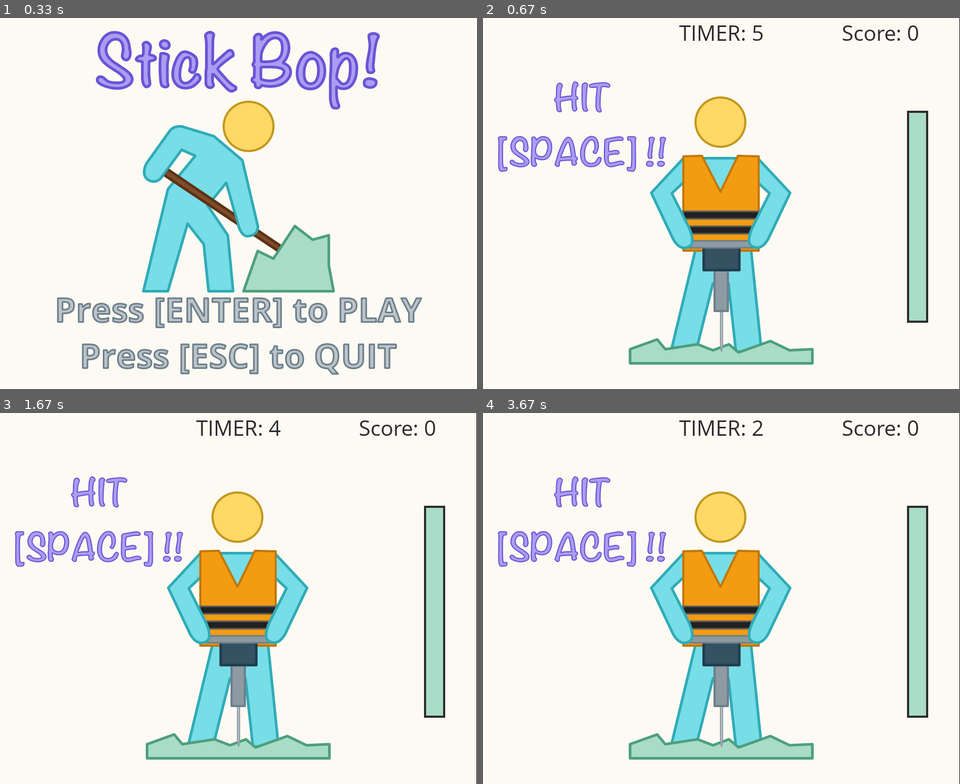
Above: before the commit, frames 1-4 (two rows, left to right).
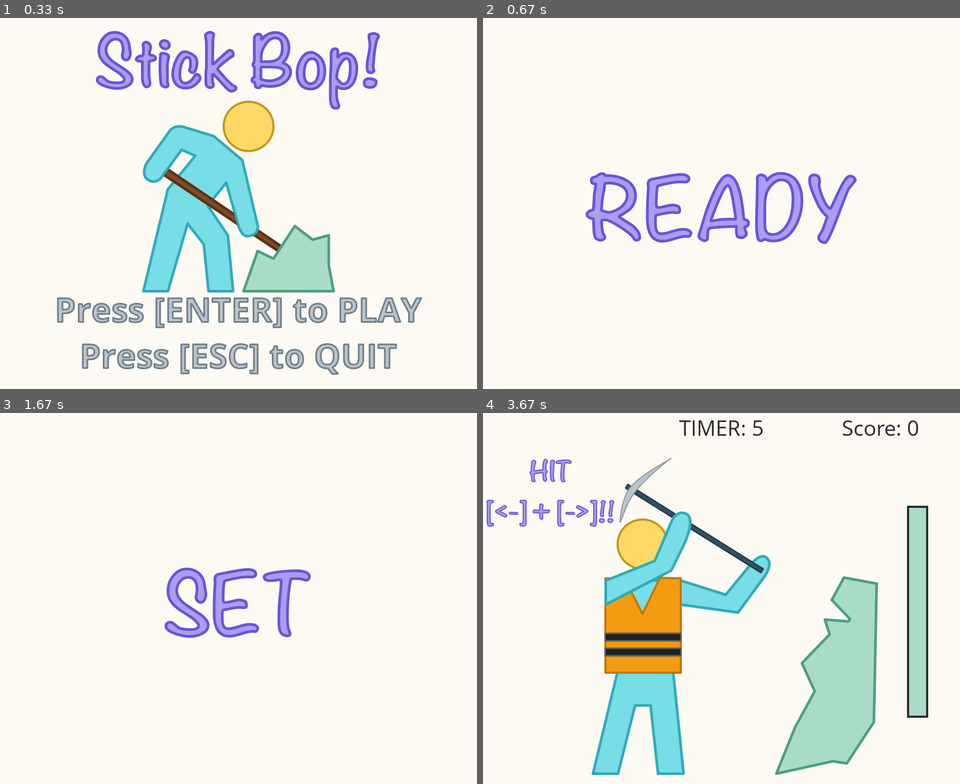
Above: after the commit, the same moments.

Repository: jwl-7/Stick-Bop
Game: pygame game, started from stick-bop.py
Two runs of this game, one before a commit and one after it. Both use one fixed random seed, a clock stepped at 60 frames per second and the inputs below.
Inputs:
- Up to frame 1 (0.33 s): no input
- Up to frame 2 (0.67 s): tap Enter at 0.33 s
- Up to frame 3 (1.67 s): no input
- Up to frame 4 (3.67 s): hold Left from 3.4 s (still down)

Frame 1 is identical in both runs. In frame 2, 21% of the frame differs, in the area x 3-100%, y 0-100%; in frame 3, 18%; in frame 4, 30%, in the area x 0-100%, y 0-100%.

Commit message:
added axe task and random task choice

Diff:
--- a/stick-bop.py
+++ b/stick-bop.py
@@ -137,14 +137,14 @@
             if event.type == pygame.QUIT:
                 pygame.quit()
             elif event.type == pygame.KEYDOWN and event.key == pygame.K_SPACE:
-                    jackhammer2_img = pygame.image.load(path.join(IMG_DIR, 'jackhammer-2.png')).convert()
-                    jackhammer2_img = pygame.transform.scale(jackhammer2_img, (SCREEN_WIDTH, SCREEN_HEIGHT), screen)
-                    screen.blit(jackhammer2_img, [0, 0])
-                    count += 1
+                jackhammer2_img = pygame.image.load(path.join(IMG_DIR, 'jackhammer-2.png')).convert()
+                jackhammer2_img = pygame.transform.scale(jackhammer2_img, (SCREEN_WIDTH, SCREEN_HEIGHT), screen)
+                screen.blit(jackhammer2_img, [0, 0])
+                count += 1
             elif event.type == pygame.KEYUP and event.key == pygame.K_SPACE:
-                    jackhammer1_img = pygame.image.load(path.join(IMG_DIR, 'jackhammer-1.png')).convert()
-                    jackhammer1_img = pygame.transform.scale(jackhammer1_img, (SCREEN_WIDTH, SCREEN_HEIGHT), screen)
-                    screen.blit(jackhammer1_img, [0, 0])
+                jackhammer1_img = pygame.image.load(path.join(IMG_DIR, 'jackhammer-1.png')).convert()
+                jackhammer1_img = pygame.transform.scale(jackhammer1_img, (SCREEN_WIDTH, SCREEN_HEIGHT), screen)
+                screen.blit(jackhammer1_img, [0, 0])
 
         time_elapsed = pygame.time.get_ticks() - start_time
         timer_seconds = int(time_elapsed / 1000 % 60)
@@ -166,6 +166,55 @@
 
         pygame.display.update()
 
+def task_axe():
+    """Start and display axe work task."""
+    size = SCREEN_WIDTH, SCREEN_HEIGHT
+    screen = pygame.display.get_surface()
+    clock = pygame.time.Clock()
+
+    axe1_img = pygame.image.load(path.join(IMG_DIR, 'axe-1.png')).convert()
+    axe1_img = pygame.transform.scale(axe1_img, (SCREEN_WIDTH, SCREEN_HEIGHT), screen)
+    screen.blit(axe1_img, [0, 0])
+
+    global SCORE
+    count = 0
+    timer_start = 5
+    start_time = pygame.time.get_ticks()
+
+    while True:
+        for event in pygame.event.get():
+            if event.type == pygame.QUIT:
+                pygame.quit()
+            elif event.type == pygame.KEYDOWN and event.key == pygame.K_RIGHT:
+                axe2_img = pygame.image.load(path.join(IMG_DIR, 'axe-2.png')).convert()
+                axe2_img = pygame.transform.scale(axe2_img, (SCREEN_WIDTH, SCREEN_HEIGHT), screen)
+                screen.blit(axe2_img, [0, 0])
+                count += 1
+            elif event.type == pygame.KEYDOWN and event.key == pygame.K_LEFT:
+                axe1_img = pygame.image.load(path.join(IMG_DIR, 'axe-1.png')).convert()
+                axe1_img = pygame.transform.scale(axe1_img, (SCREEN_WIDTH, SCREEN_HEIGHT), screen)
+                screen.blit(axe1_img, [0, 0])
+
+        time_elapsed = pygame.time.get_ticks() - start_time
+        timer_seconds = int(time_elapsed / 1000 % 60)
+        timer = timer_start - timer_seconds
+        timer_text = 'TIMER: ' + str(timer)
+        score_text = 'Score: ' + str(SCORE)
+
+        clear_text(screen, WHITE, timer_text, 40, SCREEN_WIDTH / 2, 0)
+        clear_text(screen, WHITE, score_text, 40, SCREEN_WIDTH - 150, 0)
+        draw_text(screen, BLACK, timer_text, 40, SCREEN_WIDTH / 2, 0)
+        draw_text(screen, BLACK, score_text, 40, SCREEN_WIDTH - 150, 0)
+        draw_progress_bar(screen, SCREEN_WIDTH - 100, SCREEN_HEIGHT / 4, count * 20)
+
+        if count >= 5 and timer > 0:
+            SCORE += 1
+            return True
+        elif timer <= 0:
+            return False
+
+        pygame.display.update()
+
 def game_end():
     """Display game over message and final score."""
     size = SCREEN_WIDTH, SCREEN_HEIGHT
@@ -229,25 +278,32 @@
     clock = pygame.time.Clock()
     pygame.display.set_caption('Stick Bop!')
 
+    task_list = ['jackhammer', 'axe']
+
     running = True
     menu_display = True
-    scene_jackhammer = False
     task_completed = True
 
     while running:
         if menu_display:
             game_menu()
-            #game_ready()
+            game_ready()
             menu_display = False
-            scene_jackhammer = True
-        elif scene_jackhammer:
-            task_completed = task_jackhammer()
-            scene_jackhammer = False
+        elif not menu_display:
+            task = random.choice(task_list)
+
+            if task == 'jackhammer':
+                task_completed = task_jackhammer()
+            elif task == 'axe':
+                task_completed = task_axe()
 
         if task_completed:
-            scene_jackhammer = True
+            jackhammer_display = True
         elif not task_completed:
             game_end()
+
+        if SCORE >= 10:
+            game_win()
 
         for event in pygame.event.get():
             if event.type == pygame.QUIT:
